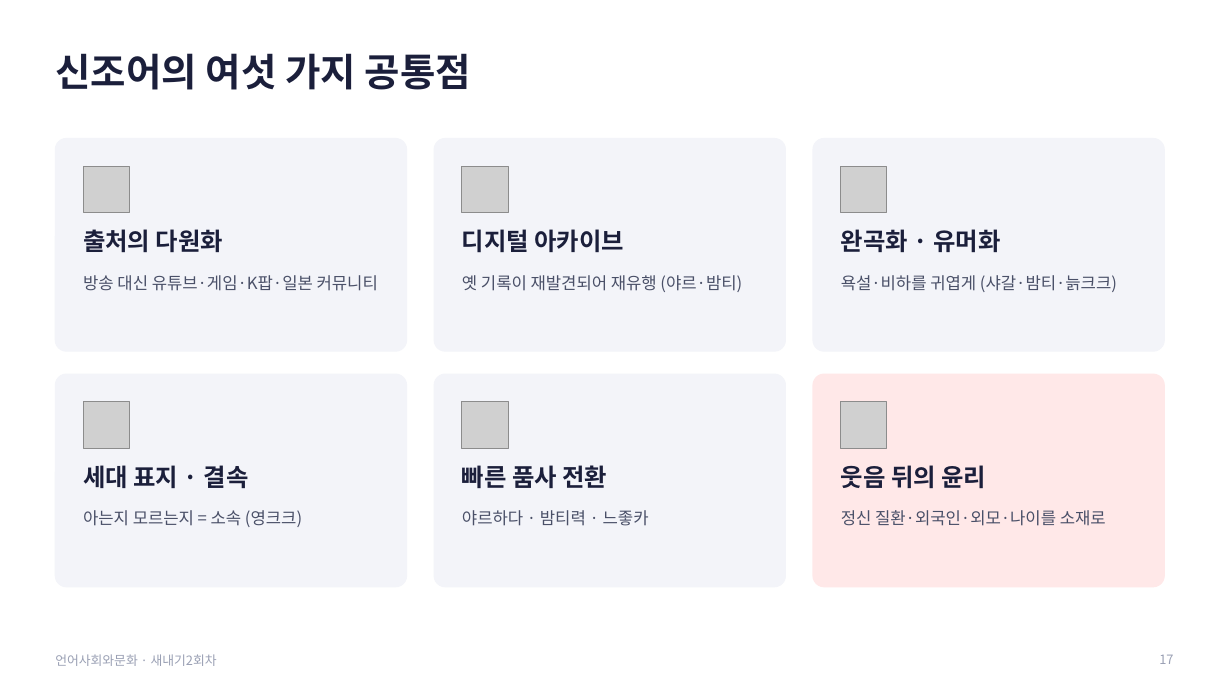
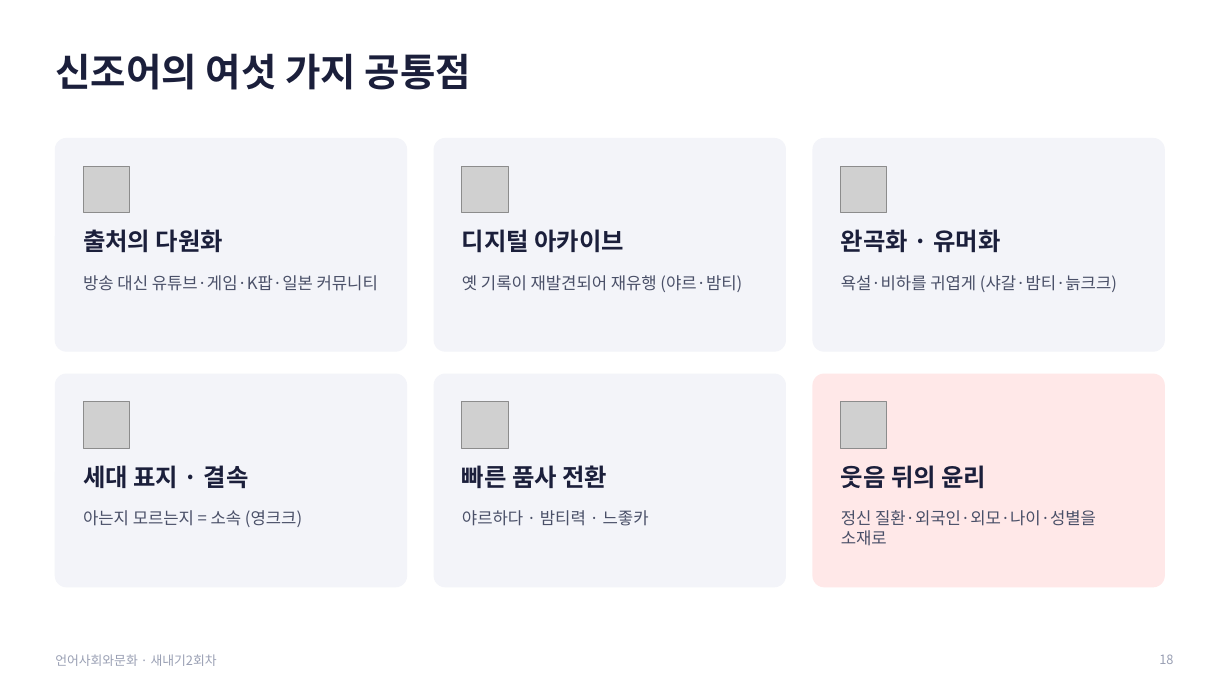
Before and after one commit to junseok7-cpu/hello, a slide deck: slide 18 of report/언어사회와문화_발표_새내기2회차.pptx (slide 17 before the commit). Drawn at 1232x693 pixels with LibreOffice and Linux fonts; fonts in the diff are those of the drawing; grey boxes stand for pictures. Boxes give left, top, right and bottom in pixels: in the first picture for what was removed or moved away, otherwise in the second. Text is boxed around its words. In the diff, an @@ line names an element or a change of style, - is before the commit and + after.

```diff
--- a/report/언어사회와문화_발표_새내기2회차.pptx
+++ b/report/언어사회와문화_발표_새내기2회차.pptx
@@ text at <box>841,510,1096,545</box>: text changed @@
-정신 질환·외국인·외모·나이를 소재로
+정신 질환·외국인·외모·나이·성별을 소재로
@@ page number at <box>1159,654,1173,664</box>: text changed @@
-17
+18
```
Also in this commit, not shown: 10 other slides changed, 1 slide added, 2 other files.
